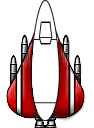
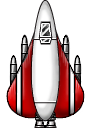
Layered file, before and after one edit (w=94, h=128). Changes by layer:
added layer "Layer 6" above "Layer 1" over [40, 23, 51, 44]
added layer "Layer 7" above "Layer 5 copy 3" over [30, 1, 62, 123]
painted on "Layer 4" over [7, 23, 87, 126]
